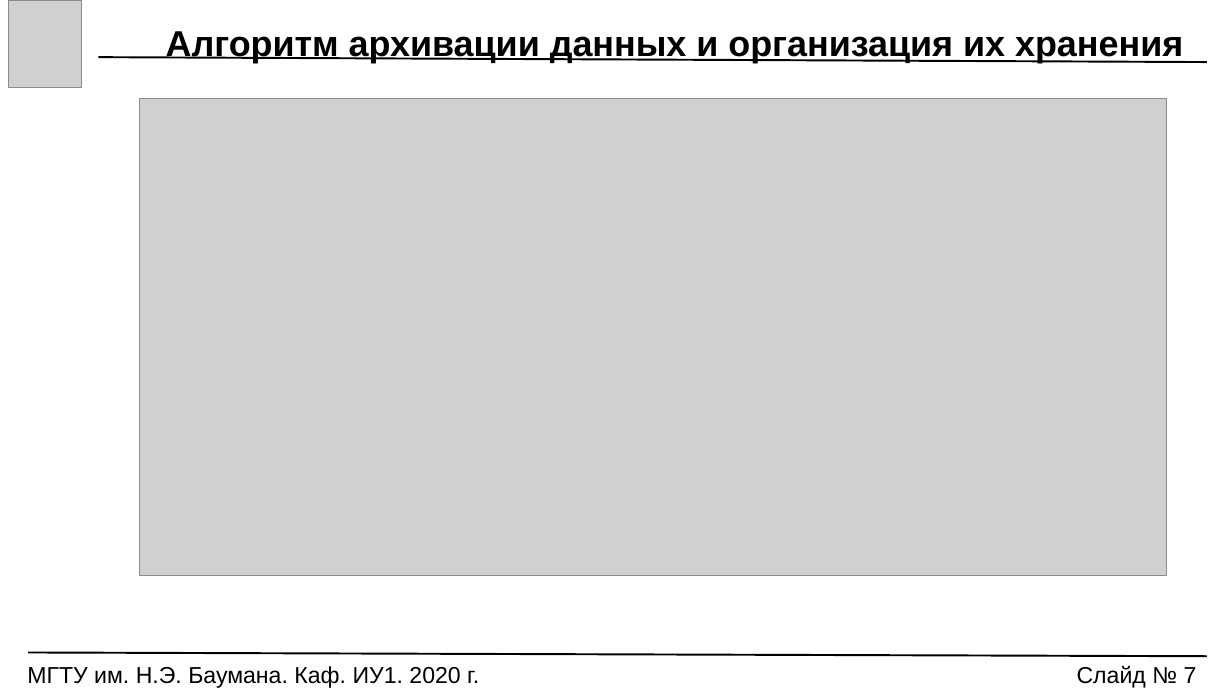
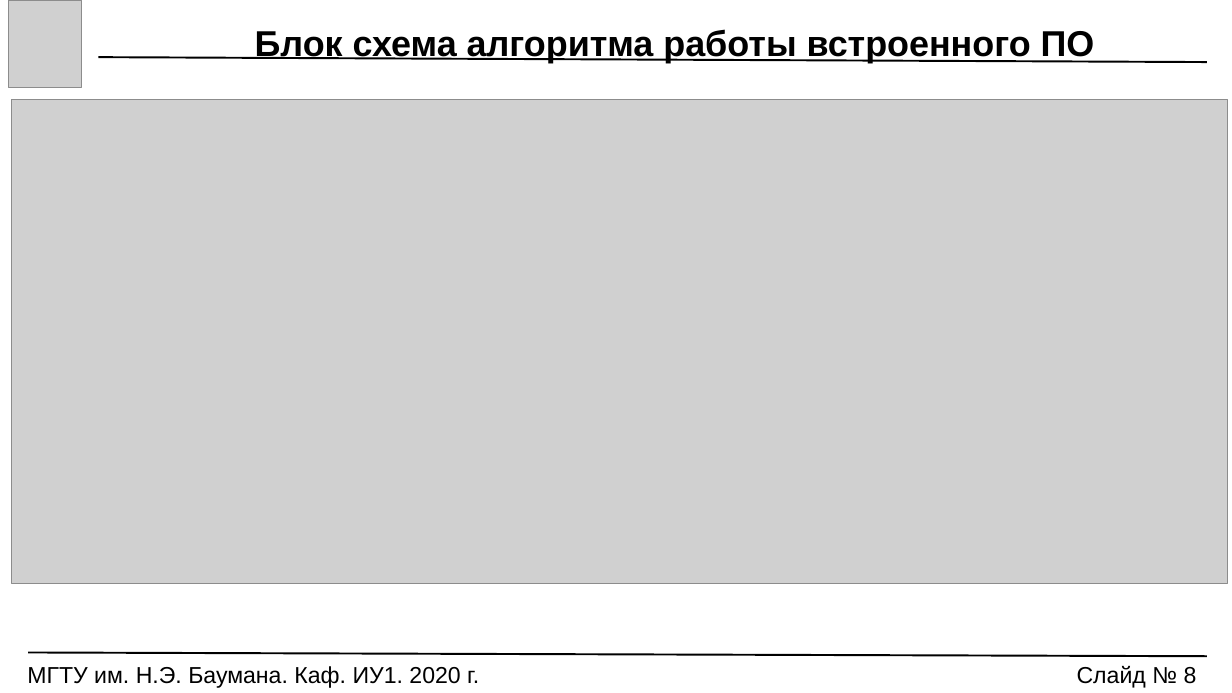
Before and after one commit to Markus85666/Graduation-Qualification-Work, a slide deck: slide 8 of РЕЧЬ_ПРЕЗЕНТАЦИЯ/VKR_Prezentatsia.pptx. Drawn at 1232x693 pixels with LibreOffice and Linux fonts; fonts in the diff are those of the drawing; grey boxes stand for pictures. Boxes give left, top, right and bottom in pixels: in the first picture for what was removed or moved away, otherwise in the second. Text is boxed around its words. In the diff, an @@ line names an element or a change of style, - is before the commit and + after.

```diff
--- a/РЕЧЬ_ПРЕЗЕНТАЦИЯ/VKR_Prezentatsia.pptx
+++ b/РЕЧЬ_ПРЕЗЕНТАЦИЯ/VKR_Prezentatsia.pptx
@@ text at (255, 29, 1095, 63): text changed @@
-Алгоритм архивации данных и организация их хранения
+Блок схема алгоритма работы встроенного ПО
@@ picture: place and size @@
-picture at (140, 99, 1166, 576)
+picture at (12, 100, 1228, 583)
@@ text at (1077, 666, 1197, 688): text changed @@
-Слайд № 7
+Слайд № 8
```
Also in this commit, not shown: 7 other slides changed, 1 slide added, 1 slide removed, 8 other files.
